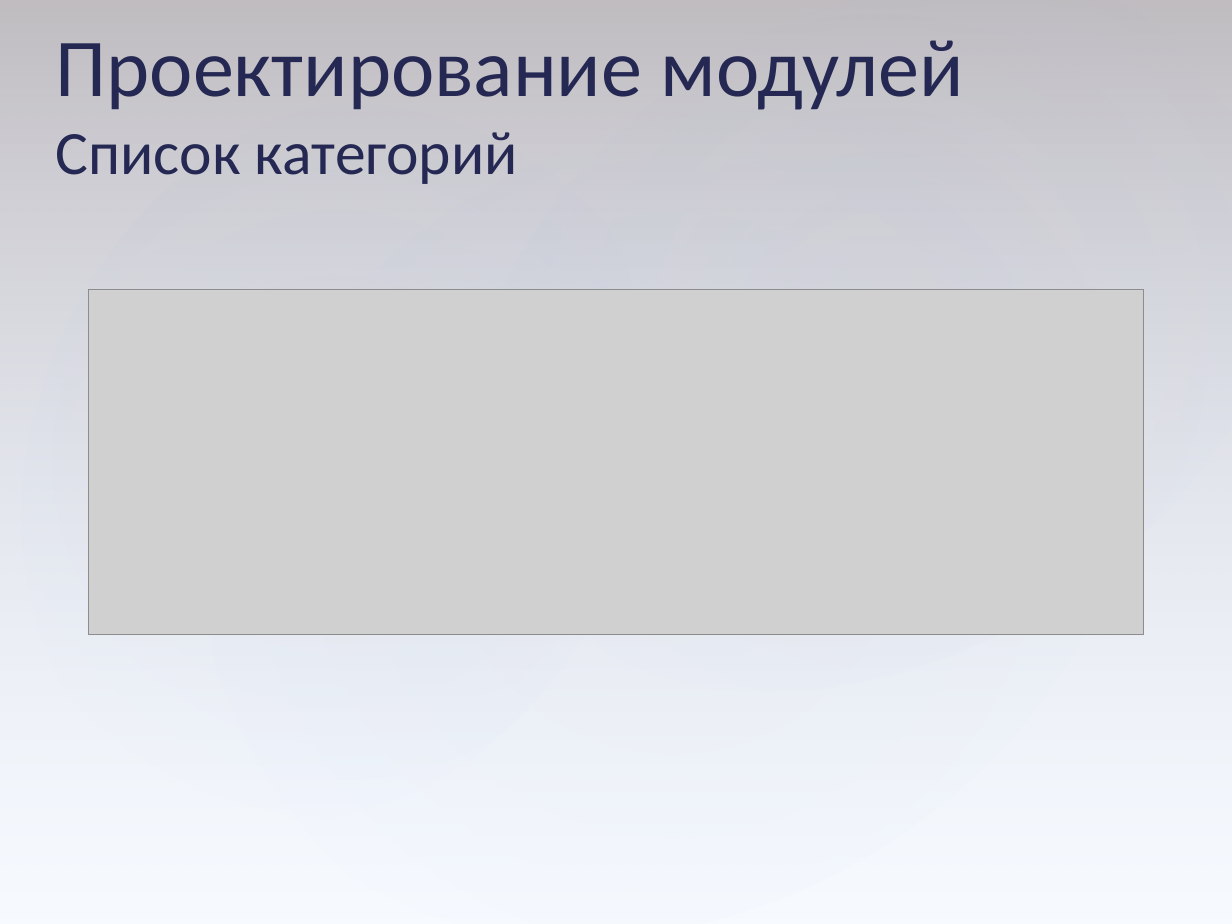
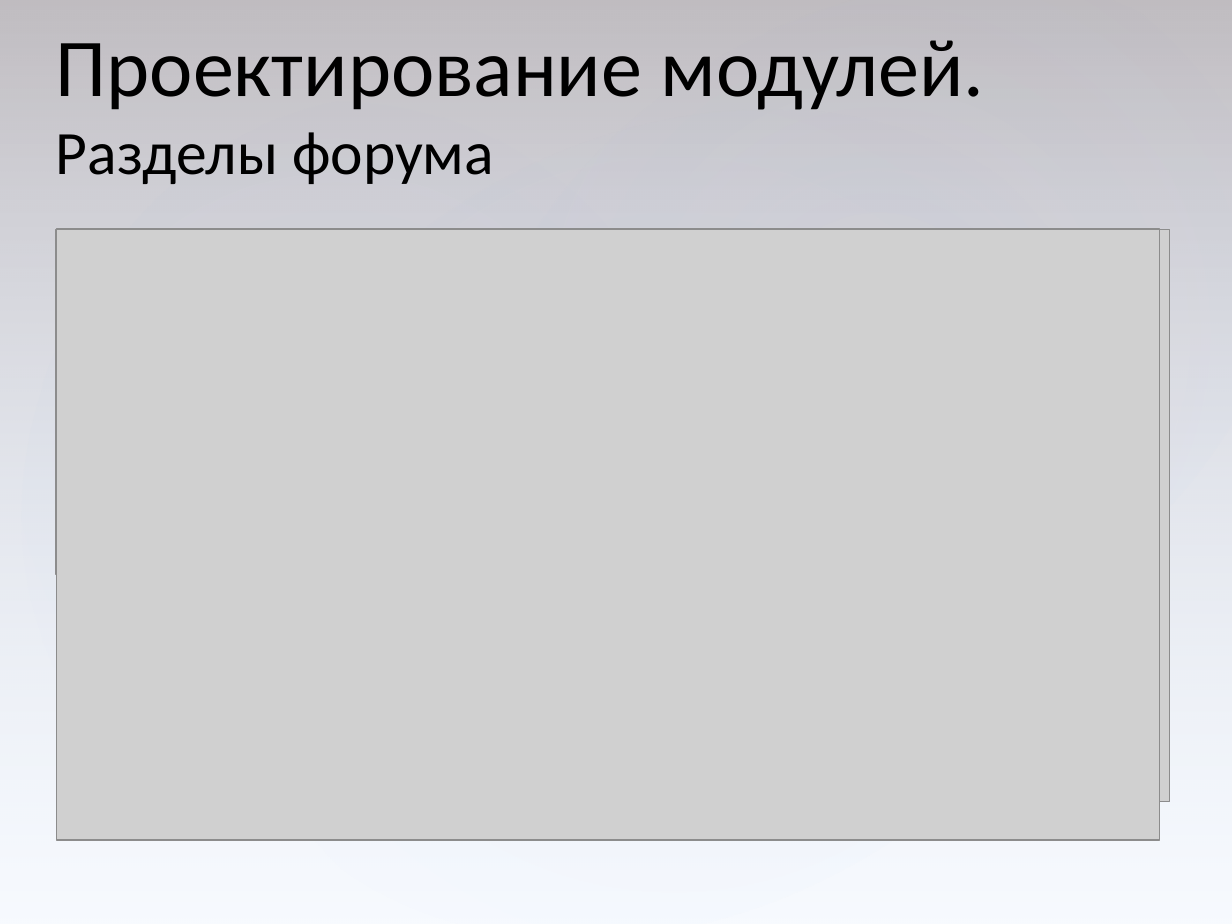
Before and after one commit to serpikovs/in40, a slide deck: slide 25 of !docs/common.pptx (slide 28 before the commit). Drawn at 1232x924 pixels with LibreOffice and Linux fonts; fonts in the diff are those of the drawing; grey boxes stand for pictures. Boxes give left, top, right and bottom in pixels: in the first picture for what was removed or moved away, otherwise in the second. Text is boxed around its words. In the diff, an @@ line names an element or a change of style, - is before the commit and + after.

```diff
--- a/!docs/common.pptx
+++ b/!docs/common.pptx
@@ text at <box>56,40,985,184</box>: text changed; text colour #242852 to #000000 @@
-Проектирование модулей
-Список категорий
+Проектирование модулей.
+Разделы форума
@@ picture: place and size @@
-picture at <box>89,290,1143,634</box>
+picture at <box>55,229,1110,574</box>
@@ picture added at <box>57,229,1170,802</box> @@
@@ picture added at <box>57,229,1161,840</box> @@
```
Also in this commit, not shown: 27 other slides changed, 7 slides removed.
